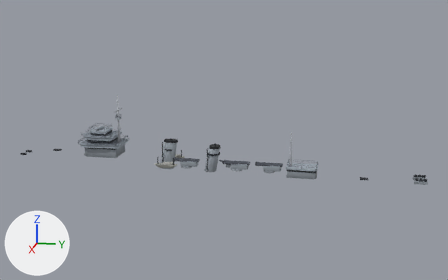
One commit to the glTF model public/models/ships/jp_dd_super.glb: the scene before it, then after it.
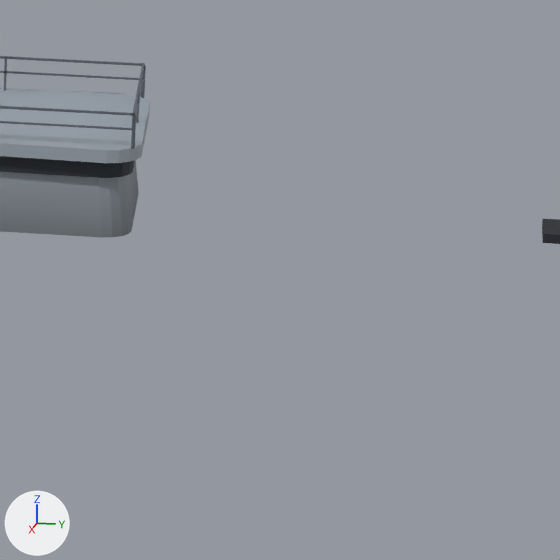
There are two pictures of each version: one whole from a 50 mm lens placed at (153.4, 37.3, 50.7), pointed at (-0.3, 6.6, 12.3), one close up on the part from 68% to 81% of the width and 55% to 76% of the height. Lighting does not change. The marker at lower left points along +X, +Y and +Z. The older version's two pictures come first. Vertices at exactly the same position are counted once.

Names of what the first close-up shows: 'super_jp_dd'.
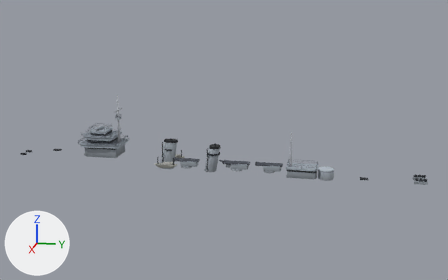
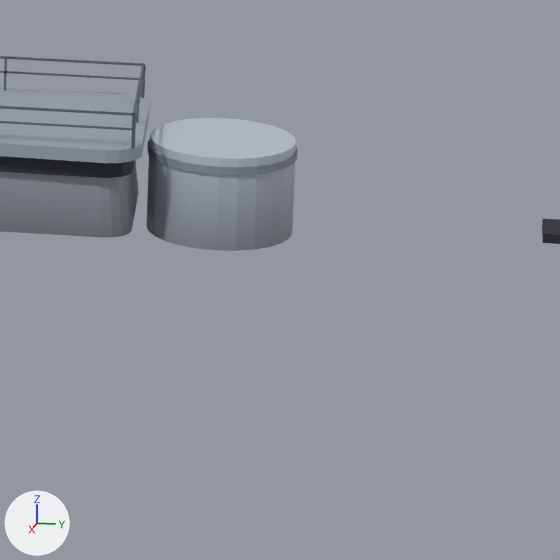
The edits, one by one:
me_super_jp_dd_001 is used by ob_super_jp_dd; location (0.0, 0.0, 0.0).
me_super_jp_dd_001 had 2434 vertices, 4136 faces and spanned x -4.9..4.9, y -50.4..57.5, z 3.9..23.1.
me_super_jp_dd_001 now has 2534 vertices, 4328 faces and spans x -4.9..4.9, y -50.4..57.5, z 3.6..23.1.
me_super_jp_dd_001 part 1: a new loose piece, a 24-sided cylinder along z spanning x -1.9..1.9, y 31.1..34.9, z 3.6..6.1, in mat_ws_super.
me_super_jp_dd_001 part 2: a new loose piece, a 24-sided cylinder along z spanning x -1.98..1.98, y 31.02..34.98, z 5.66..5.88, in mat_ws_super.

Changed parts and their boxes (x1, y1, x2, y2) in the close-ups (560 x 560 px):
'super_jp_dd', reshaped: before (0, 56, 560, 244); after (0, 56, 560, 251)
part 1 of me_super_jp_dd_001, added: after (146, 118, 296, 251)
part 2 of me_super_jp_dd_001, added: after (147, 139, 298, 175)
